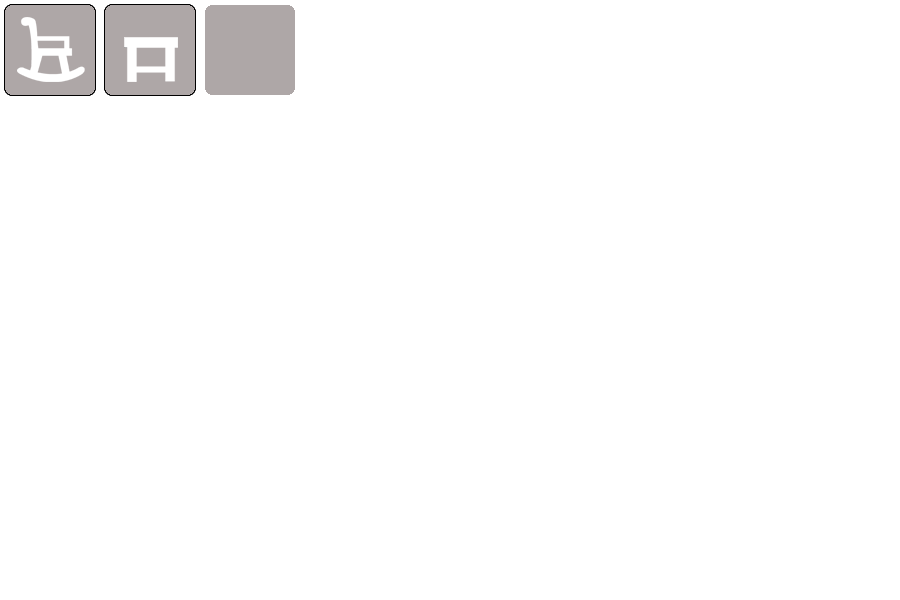
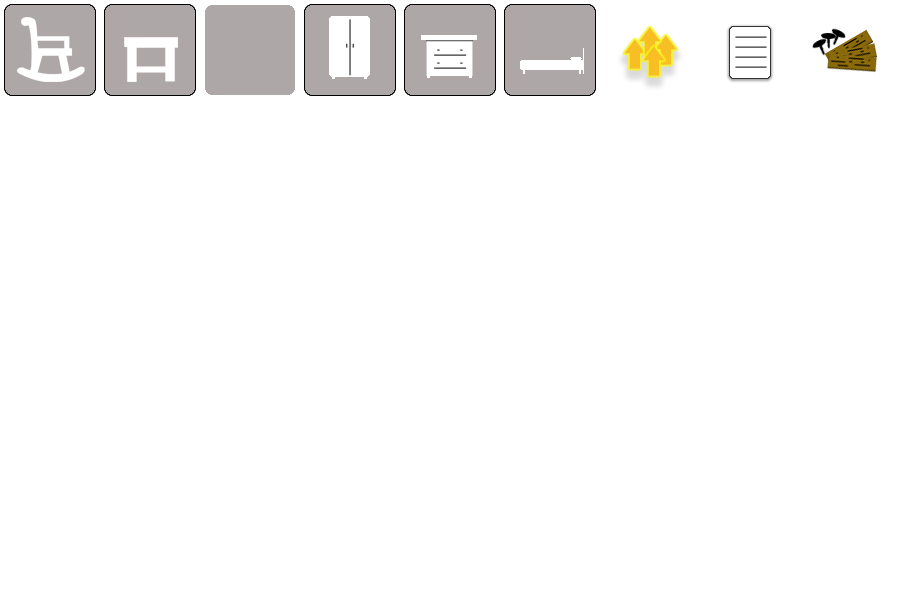
The second 900×600 image is a revision of the first. Changes to its layers:
added group "icons" with 17 layers above "products" over (622, 25, 878, 78)
added group "mats" with 6 layers in group "icons" over (812, 28, 878, 73)
added layer "nails copy 2" in group "mats" over (812, 38, 827, 56)
added layer "nails copy" in group "mats" over (831, 28, 846, 46)
added layer "nails" in group "mats" over (821, 33, 836, 49)
added layer "wood copy 2" in group "mats" over (826, 53, 878, 73)
added layer "wood copy" in group "mats" over (826, 42, 878, 67)
added layer "wood" in group "mats" over (825, 29, 873, 67)
added group "bill" with 2 layers in group "icons" over (730, 27, 770, 78)
added layer "lines" in group "bill" over (735, 36, 767, 68)
added layer "paper" in group "bill" over (730, 27, 770, 78)
added group "upgrades copy" with 1 layers in group "icons" over (622, 25, 679, 78)
added layer "Layer 5 copy 7" in group "upgrades copy" over (622, 25, 679, 78)
added group "products" with 28 layers over (304, 5, 595, 95)
added group "wardrobe" with 6 layers in group "products" over (305, 5, 395, 95)
added layer "body" (1st of 3, in "products" › "wardrobe") in group "wardrobe" over (329, 16, 370, 77)
added layer "bkg copy 2" in group "wardrobe" over (305, 5, 395, 95)
added group "dresser" with 7 layers in group "products" over (405, 5, 495, 95)
added layer "details" in group "dresser" over (434, 54, 467, 69)
added layer "top" in group "dresser" over (421, 35, 477, 40)
added layer "body" (2nd of 3, in "products" › "dresser") in group "dresser" over (426, 40, 473, 76)
added layer "bkg copy 4" in group "dresser" over (405, 5, 495, 95)
added group "bed" with 5 layers in group "products" over (505, 5, 595, 95)
added layer "bkg copy 3" in group "bed" over (505, 5, 595, 95)
…and 7 more changes (7 added)
